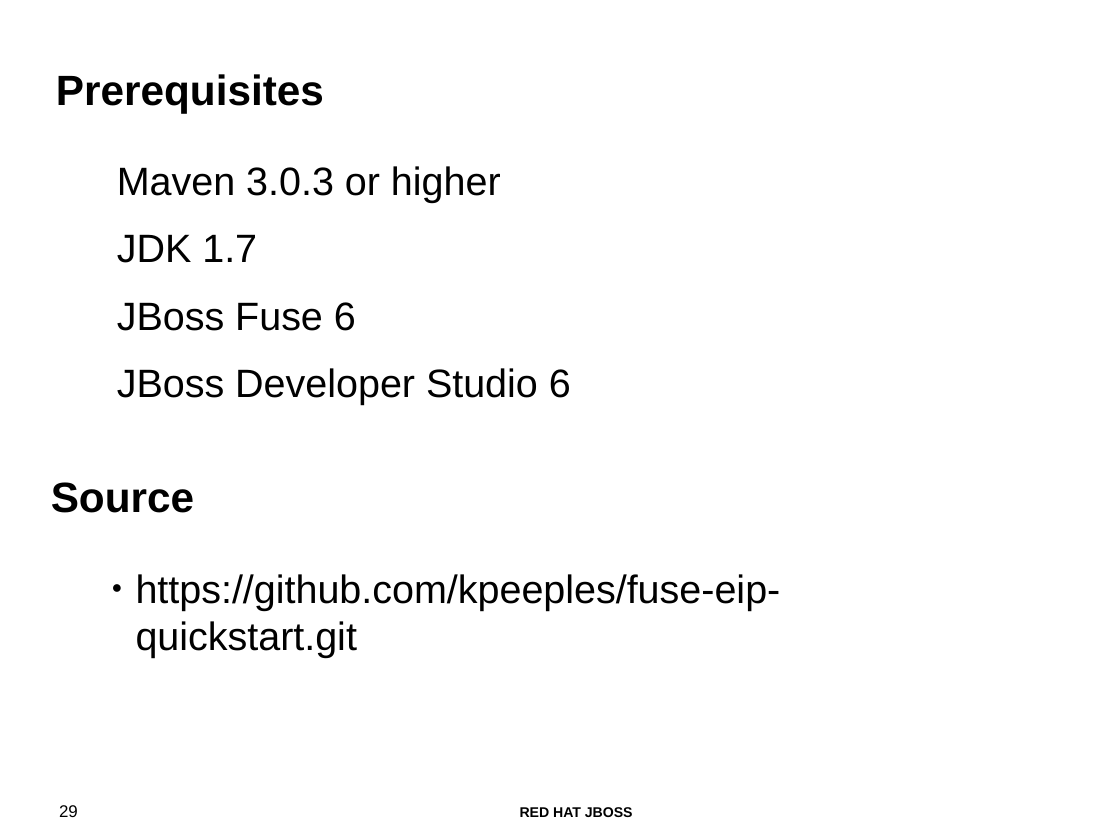
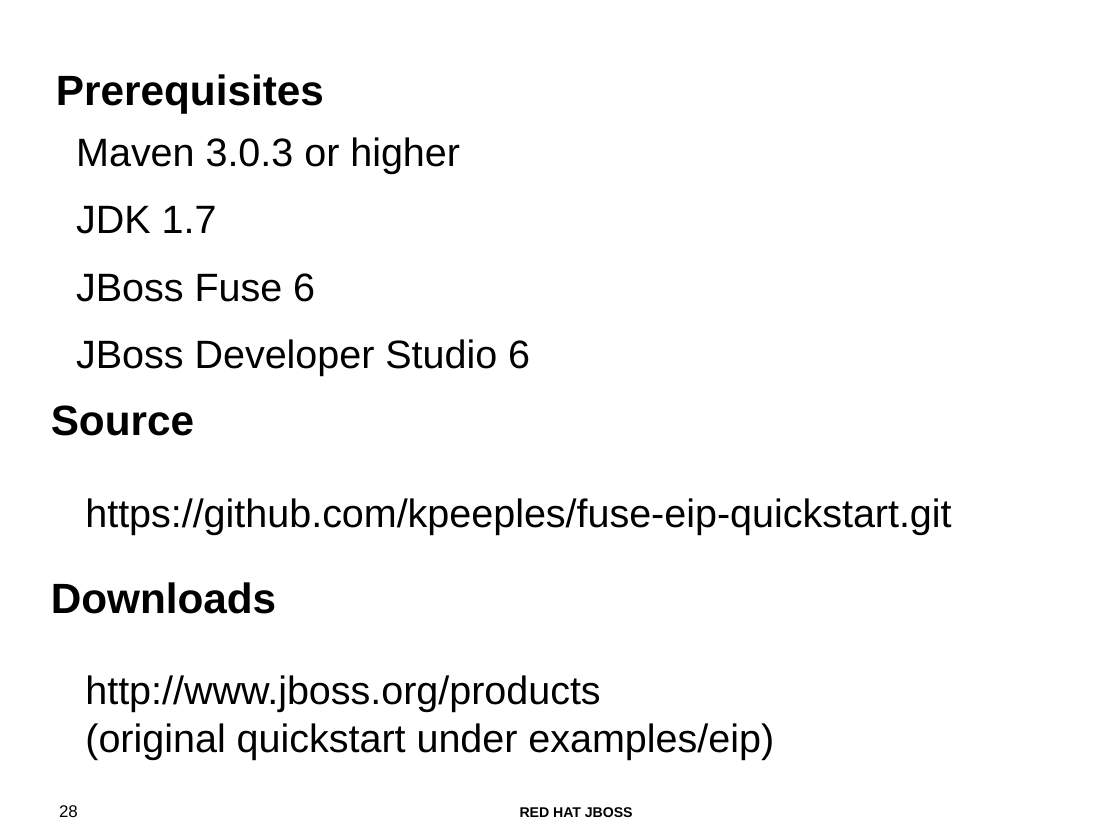
Before and after one commit to ikarus2k/fuse-eip-quickstart, a slide deck: slide 28 of webinar 04162013 - Getting started with Fuse.odp (slide 29 before the commit). Drawn at 1120x840 pixels with LibreOffice and Linux fonts; fonts in the diff are those of the drawing; background and template pictures are left out. Boxes give left, top, right and bottom in pixels: in the first picture for what was removed or moved away, otherwise in the second. Text is boxed around its words. In the diff, an @@ line names an element or a change of style, - is before the commit and + after.

```diff
--- a/webinar 04162013 - Getting started with Fuse.odp
+++ b/webinar 04162013 - Getting started with Fuse.odp
@@ text "Maven 3.0.3 or higher" moved from (x1=117, y1=166, x2=571, y2=405) to (x1=76, y1=137, x2=530, y2=376) @@
@@ text "Maven 3.0.3 or higher" at (x1=76, y1=137, x2=530, y2=376): indent changed @@
@@ title "Source" moved from (x1=51, y1=482, x2=194, y2=513) to (x1=51, y1=405, x2=194, y2=436) @@
@@ text "https://github.com/kpeeples/fuse-eip-quickstart.git" moved from (x1=136, y1=574, x2=781, y2=658) to (x1=85, y1=498, x2=951, y2=534) @@
@@ text "https://github.com/kpeeples/fuse-eip-quickstart.git" at (x1=85, y1=498, x2=951, y2=534): bullet ● to none @@
@@ title added at (x1=51, y1=582, x2=276, y2=614), 30 pt, text #000000, bold @@
+Downloads
@@ text added at (x1=85, y1=675, x2=774, y2=760), 28 pt, text #000000 @@
+http://www.jboss.org/products
+(original quickstart under examples/eip)
@@ page number at (x1=59, y1=805, x2=78, y2=817): text changed @@
-29
+28
```
Also in this commit, not shown: 5 other slides changed, 1 slide added, 1 slide removed.
